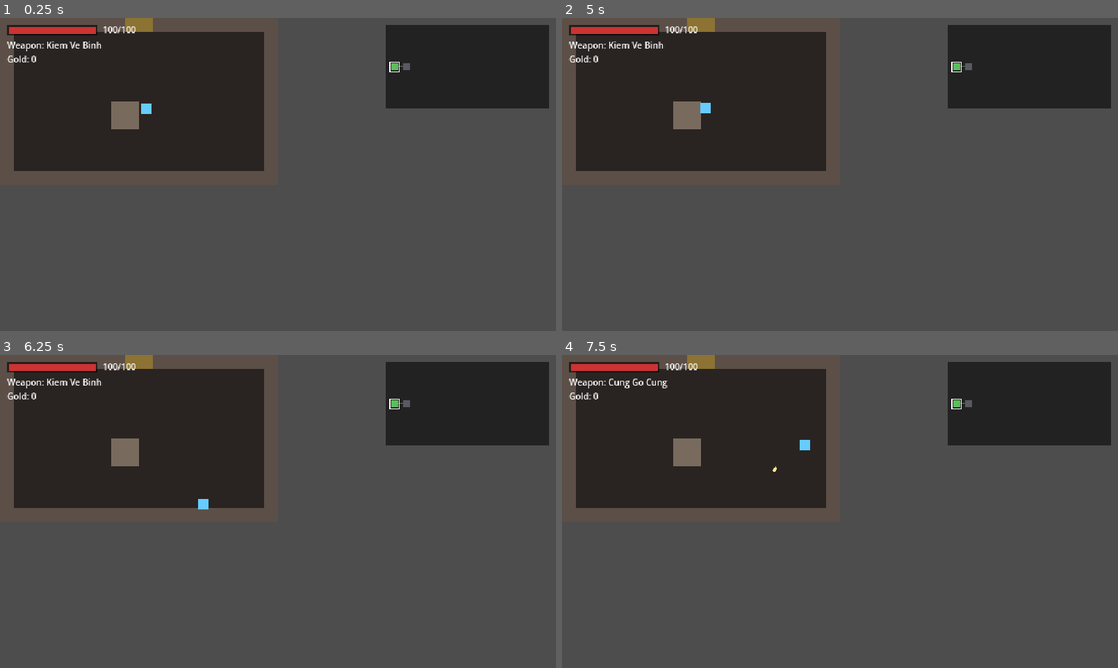
Above: before the commit, frames 1-4 (two rows, left to right).
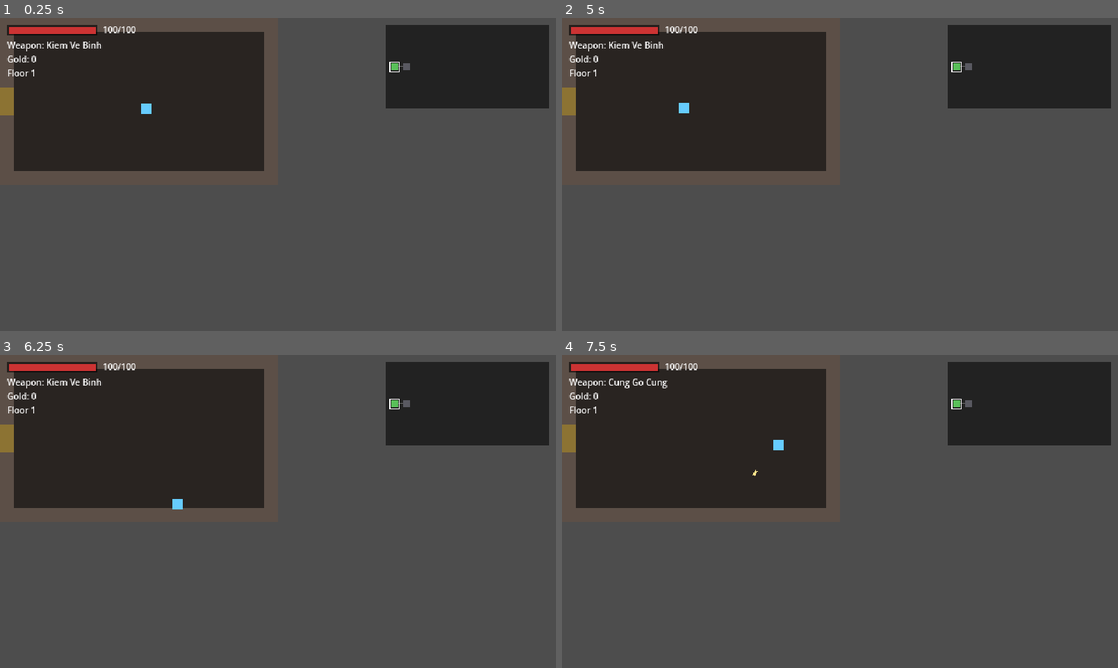
Above: after the commit, the same moments.

Repository: thaianh20021/game
Game: Godot game, scene res://scenes/main.tscn
Same seed, same stepped clock (60 frames per second), same inputs: the game is played once before the commit and once after it.
Inputs (mouse positions are in pixels of both pictures, inside the frame that each line leads up to):
- Up to frame 1 (0.25 s): no input
- Up to frame 2 (5 s): tap Enter at 0.5 s; move the mouse to (962, 158) at 0.52 s; press the mouse at (962, 158) at 0.53 s; hold D (move_right) 0.53-1.28 s; move the mouse to (728, 190) at 1.27 s; release the mouse at (728, 190) at 1.28 s; hold S (move_down) 1.28-2.03 s; tap Space (dash) at 1.35, 3.6 s; tap R (restart, bound only after the commit) at 2, 4.15 s; move the mouse to (895, 105) at 2.02 s; hold D (move_right) 2.03-2.78 s; tap Tab (swap_weapon) at 2.1, 4.35 s; move the mouse to (812, 237) at 2.77 s; hold W (move_up) 2.78-3.53 s; click (812, 237) at 2.85 s; move the mouse to (1006, 221) at 3.52 s; hold A (move_left) from 3.53 s (still down); move the mouse to (673, 127) at 4.27 s
- Up to frame 3 (6.25 s): move the mouse to (305, 511) at 5.02 s; release A (move_left) at 5.03 s; press the mouse at (305, 511) at 5.03 s; hold S (move_down) 5.03-5.78 s; move the mouse to (194, 433) at 5.77 s; release the mouse at (194, 433) at 5.78 s; hold D (move_right) from 5.78 s (still down); tap Space (dash) at 5.85 s
- Up to frame 4 (7.5 s): move the mouse to (962, 495) at 6.52 s; release D (move_right) at 6.53 s; hold W (move_up) 6.53-7.28 s; tap Tab (swap_weapon) at 6.6 s; move the mouse to (728, 527) at 7.27 s; hold D (move_right) from 7.28 s (still down); click (728, 527) at 7.35 s

The runs differ from the first frame. In frame 1, 0.9% of the frame differs, in the area x 0-28%, y 0-36%; in frame 2, 1.0%; in frame 3, 1.0%; in frame 4, 1.1%, in the area x 0-45%, y 0-39%.

Commit message:
Add floor progression and death/restart flow (full run loop)
- ExitPortal: spawns in the boss room on clear (and on revisit), pulsing
  visual, triggers floor_completed when the player steps on it
- FloorController: floor_completed signal, state reset in start() so one
  controller runs consecutive floors
- Main game flow: 3-floor runs, victory/death overlays with run stats,
  R restarts the scene with a fresh random seed
- RunOverlay: dimmed fullscreen message layer
- HUD: floor counter label
- project.godot: restart (R) input action

Diff:
--- a/project.godot
+++ b/project.godot
@@ -55,6 +55,11 @@
 "events": [Object(InputEventKey,"resource_local_to_scene":false,"resource_name":"","device":-1,"window_id":0,"alt_press …(195 unchanged characters)…
 ]
 }
+restart={
+"deadzone": 0.5,
+"events": [Object(InputEventKey,"resource_local_to_scene":false,"resource_name":"","device":-1,"window_id":0,"alt_pressed":false,"shift_pressed":false,"ctrl_pressed":false,"meta_pressed":false,"pressed":false,"keycode":0,"physical_keycode":82,"key_label":0,"unicode":114,"location":0,"echo":false,"script":null)
+]
+}
 
 [rendering]
 
--- a/scripts/main.gd
+++ b/scripts/main.gd
@@ -1,22 +1,69 @@
 extends Node2D
-## Game entry point. Starts a full floor run with HUD: walk through doors to
-## move between rooms, collect loot, clear the boss room to finish the floor.
-## Next milestones: floor-to-floor progression, death/restart flow, hub scene.
+## Game flow controller: runs floors 1..MAX_FLOORS, shows death/victory
+## overlays and restarts the run (fresh random seed) on R.
+## Next milestones: hub scene, meta progression save, class loadouts.
 
-const DEMO_SEED := 20260704
-const FLOOR_INDEX := 1
+const MAX_FLOORS := 3
 
 @onready var player: Player = $Player
 
+var run_seed := 0
+var current_floor := 1
+var run_over := false
+
+var _floor_ctrl: FloorController
+var _overlay: RunOverlay
+
 
 func _ready() -> void:
-	var floor_ctrl := FloorController.new()
-	add_child(floor_ctrl)
-	move_child(floor_ctrl, 0)
-	floor_ctrl.start(DEMO_SEED, FLOOR_INDEX, player)
+	run_seed = randi()
+	print("=== New run | seed %d ===" % run_seed)
+
+	_floor_ctrl = FloorController.new()
+	add_child(_floor_ctrl)
+	move_child(_floor_ctrl, 0)
+	_floor_ctrl.floor_completed.connect(_on_floor_completed)
+	_floor_ctrl.start(run_seed, current_floor, player)
 
 	var hud := HUD.new()
 	add_child(hud)
-	hud.bind(player, floor_ctrl)
+	hud.bind(player, _floor_ctrl)
 
-	player.died.connect(func() -> void: print("YOU DIED - run over."))
+	_overlay = RunOverlay.new()
+	add_child(_overlay)
+
+	player.died.connect(_on_player_died)
+
+
+func _unhandled_input(event: InputEvent) -> void:
+	if run_over and event.is_action_pressed("restart"):
+		get_tree().reload_current_scene()
+
+
+func _on_floor_completed() -> void:
+	if run_over:
+		return
+	current_floor += 1
+	if current_floor > MAX_FLOORS:
+		run_over = true
+		_disable_player()
+		_overlay.show_message("RUN COMPLETE!",
+			"Gold: %d  |  Press R for a new run" % player.gold)
+		return
+	print("--- Descending to floor %d ---" % current_floor)
+	_floor_ctrl.start(run_seed, current_floor, player)
+
+
+func _on_player_died() -> void:
+	if run_over:
+		return
+	run_over = true
+	_disable_player()
+	_overlay.show_message("YOU DIED",
+		"Floor %d  |  Gold: %d  |  Press R to retry" % [current_floor, player.gold])
+
+
+func _disable_player() -> void:
+	player.set_physics_process(false)
+	player.hide()
+	player.get_node("CollisionShape2D").set_deferred("disabled", true)
--- /dev/null
+++ b/scripts/rooms/exit_portal.gd
@@ -0,0 +1,37 @@
+class_name ExitPortal
+extends Node2D
+## Stairway to the next floor. Spawns in the boss room once the boss is dead;
+## stepping on it emits [signal entered]. Pulsing diamond until portal art exists.
+
+signal entered
+
+const TRIGGER_RADIUS := 12.0
+
+var _player: Node2D
+var _visual: Polygon2D
+var _time := 0.0
+var _triggered := false
+
+
+func configure(player: Node2D) -> void:
+	_player = player
+
+
+func _ready() -> void:
+	_visual = Polygon2D.new()
+	_visual.polygon = PackedVector2Array([
+		Vector2(0, -7), Vector2(7, 0), Vector2(0, 7), Vector2(-7, 0),
+	])
+	_visual.color = Color(0.4, 0.9, 1.0)
+	add_child(_visual)
+	z_index = 1
+
+
+func _process(delta: float) -> void:
+	_time += delta
+	_visual.scale = Vector2.ONE * (1.0 + 0.15 * sin(_time * 4.0))
+	if _triggered or _player == null or not is_instance_valid(_player):
+		return
+	if global_position.distance_to(_player.global_position) <= TRIGGER_RADIUS:
+		_triggered = true
+		entered.emit()
--- a/scripts/rooms/floor_controller.gd
+++ b/scripts/rooms/floor_controller.gd
@@ -9,6 +9,9 @@
 
 ## Emitted on room enter and on room clear; the HUD/minimap redraw on it.
 signal state_changed
+
+## Emitted when the player steps on the exit portal after the boss is dead.
+signal floor_completed
 
 const ENEMY_SCENE := preload("res://scenes/enemy.tscn")
 const ENEMY_POOL_PATH := "res://data/enemies_ancient_cave.json"
@@ -32,11 +35,20 @@
 var _transitioning := false
 
 
+## Can be called again with the next floor index: resets all per-floor state.
 func start(p_seed: int, p_floor_index: int, player: Player) -> void:
 	floor_seed = p_seed
 	floor_index = p_floor_index
 	_player = player
-	_pool = EnemySpawner.load_pool(ENEMY_POOL_PATH)
+	cleared_rooms.clear()
+	visited_rooms.clear()
+	current_room = null
+	_transitioning = false
+	if _renderer != null:
+		_renderer.queue_free()
+		_renderer = null
+	if _pool.is_empty():
+		_pool = EnemySpawner.load_pool(ENEMY_POOL_PATH)
 
 	var builder := GraphBuilder.new()
 	rooms = builder.build(floor_seed, floor_index)
@@ -116,6 +128,10 @@
 	else:
 		_player.global_position = center
 
+	# Re-entering an already-cleared boss room: the portal must still be there.
+	if room.type == RoomNode.RoomType.BOSS and cleared_rooms.has(room.id):
+		_spawn_exit_portal()
+
 	_transitioning = false
 	visited_rooms[room.id] = true
 	state_changed.emit()
@@ -126,6 +142,15 @@
 	cleared_rooms[room.id] = true
 	state_changed.emit()
 	if room.type == RoomNode.RoomType.BOSS:
-		print("FLOOR COMPLETE! Boss room cleared (%d/%d rooms visited)" % [
+		print("Boss down! Exit portal opened (%d/%d rooms visited)" % [
 			cleared_rooms.size(), rooms.size(),
 		])
+		_spawn_exit_portal()
+
+
+func _spawn_exit_portal() -> void:
+	var portal := ExitPortal.new()
+	portal.configure(_player)
+	portal.position = _renderer.tile_to_world(Vector2i(_grid.width / 2, _grid.height / 2))
+	portal.entered.connect(func() -> void: floor_completed.emit())
+	_renderer.add_child(portal)
--- a/scripts/ui/hud.gd
+++ b/scripts/ui/hud.gd
@@ -10,6 +10,7 @@
 var _hp_label: Label
 var _weapon_label: Label
 var _gold_label: Label
+var _floor_label: Label
 var _minimap: Minimap
 
 
@@ -31,6 +32,7 @@
 	_hp_label = _make_label(Vector2(118, 6))
 	_weapon_label = _make_label(Vector2(8, 24))
 	_gold_label = _make_label(Vector2(8, 40))
+	_floor_label = _make_label(Vector2(8, 56))
 
 	_minimap = Minimap.new()
 	_minimap.position = Vector2(444, 8)
@@ -47,6 +49,9 @@
 	var weapon := player.current_weapon()
 	_on_weapon_changed(weapon.display_name() if weapon != null else "-")
 	_minimap.bind(floor_ctrl)
+	floor_ctrl.state_changed.connect(func() -> void:
+		_floor_label.text = "Floor %d" % floor_ctrl.floor_index)
+	_floor_label.text = "Floor %d" % floor_ctrl.floor_index
 
 
 func _make_label(pos: Vector2) -> Label:
--- /dev/null
+++ b/scripts/ui/run_overlay.gd
@@ -0,0 +1,37 @@
+class_name RunOverlay
+extends CanvasLayer
+## Fullscreen dimmed message for run end states (death / victory).
+
+var _title: Label
+var _subtitle: Label
+
+
+func _ready() -> void:
+	layer = 20
+	visible = false
+
+	var dim := ColorRect.new()
+	dim.color = Color(0, 0, 0, 0.7)
+	dim.set_anchors_preset(Control.PRESET_FULL_RECT)
+	add_child(dim)
+
+	_title = Label.new()
+	_title.set_anchors_preset(Control.PRESET_FULL_RECT)
+	_title.horizontal_alignment = HORIZONTAL_ALIGNMENT_CENTER
+	_title.vertical_alignment = VERTICAL_ALIGNMENT_CENTER
+	_title.add_theme_font_size_override("font_size", 28)
+	add_child(_title)
+
+	_subtitle = Label.new()
+	_subtitle.set_anchors_preset(Control.PRESET_FULL_RECT)
+	_subtitle.offset_top = 60.0
+	_subtitle.horizontal_alignment = HORIZONTAL_ALIGNMENT_CENTER
+	_subtitle.vertical_alignment = VERTICAL_ALIGNMENT_CENTER
+	_subtitle.add_theme_font_size_override("font_size", 12)
+	add_child(_subtitle)
+
+
+func show_message(title: String, subtitle: String) -> void:
+	_title.text = title
+	_subtitle.text = subtitle
+	visible = true
